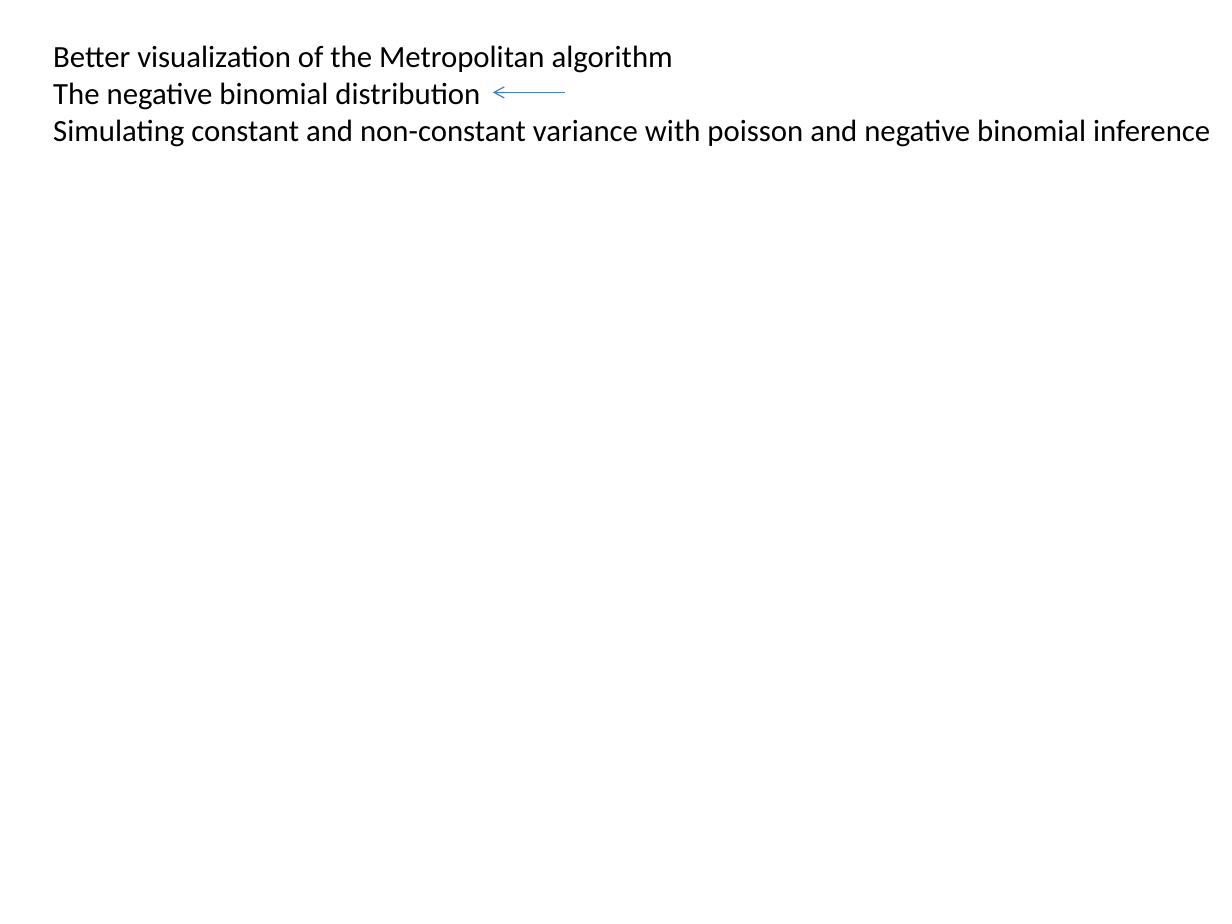
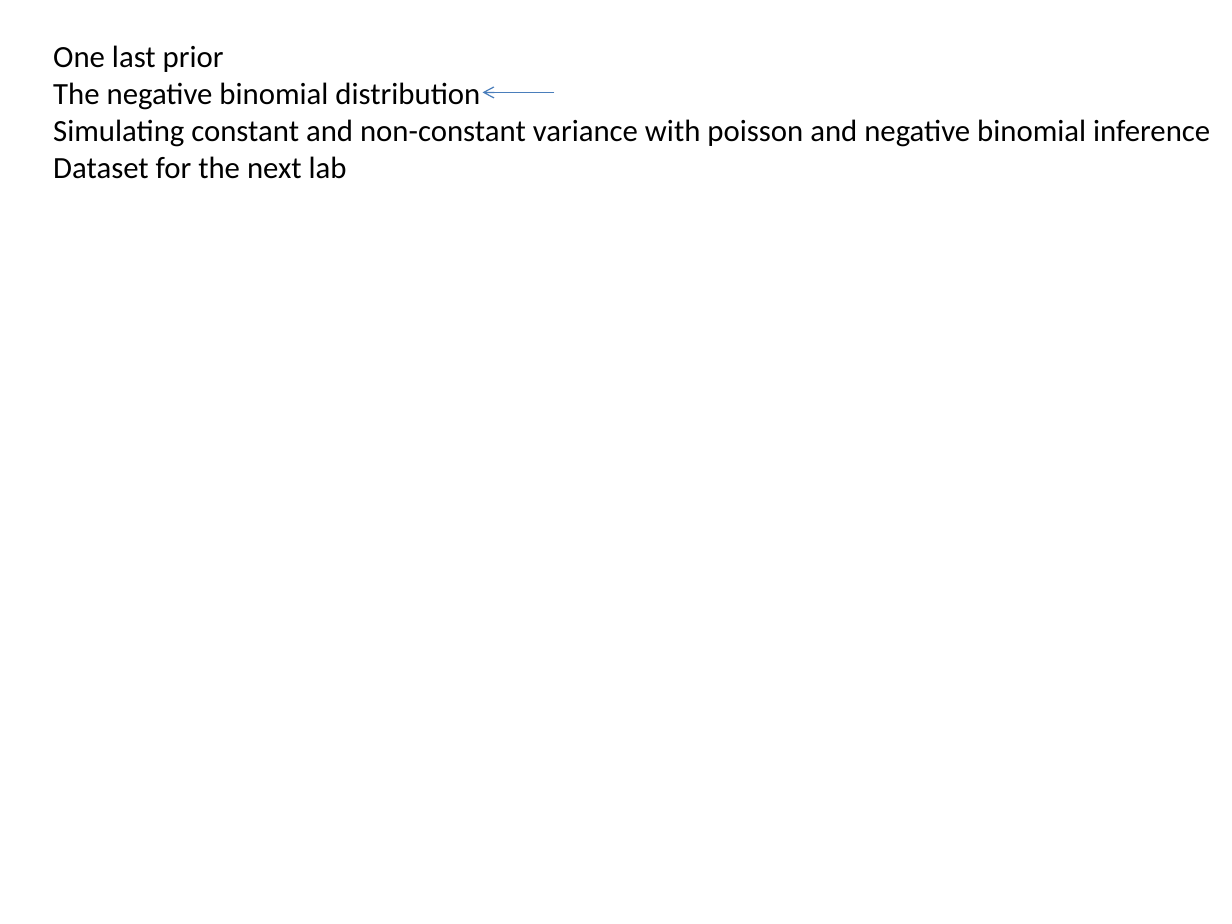
Before and after one commit to afodor/afodor.github.io, a slide deck: slide 5 of classes/stats2019/Lecture09.pptx. Drawn at 1232x924 pixels with LibreOffice and Linux fonts; fonts in the diff are those of the drawing. Boxes give left, top, right and bottom in pixels: in the first picture for what was removed or moved away, otherwise in the second. Text is boxed around its words. In the diff, an @@ line names an element or a change of style, - is before the commit and + after.

Commit message:
add intro to dataset for lab 9

```diff
--- a/classes/stats2019/Lecture09.pptx
+++ b/classes/stats2019/Lecture09.pptx
@@ text at [53,45,224,72]: text changed @@
-Better visualization of the Metropolitan algorithm
+One last prior
@@ arrow moved from (564, 92) - (493, 92) to (554, 92) - (483, 92) @@
@@ text at [53,156,347,179]: paragraph added @@
+Dataset for the next lab
```
Also in this commit, not shown: 2 other slides changed, 12 slides added, 1 other file.
